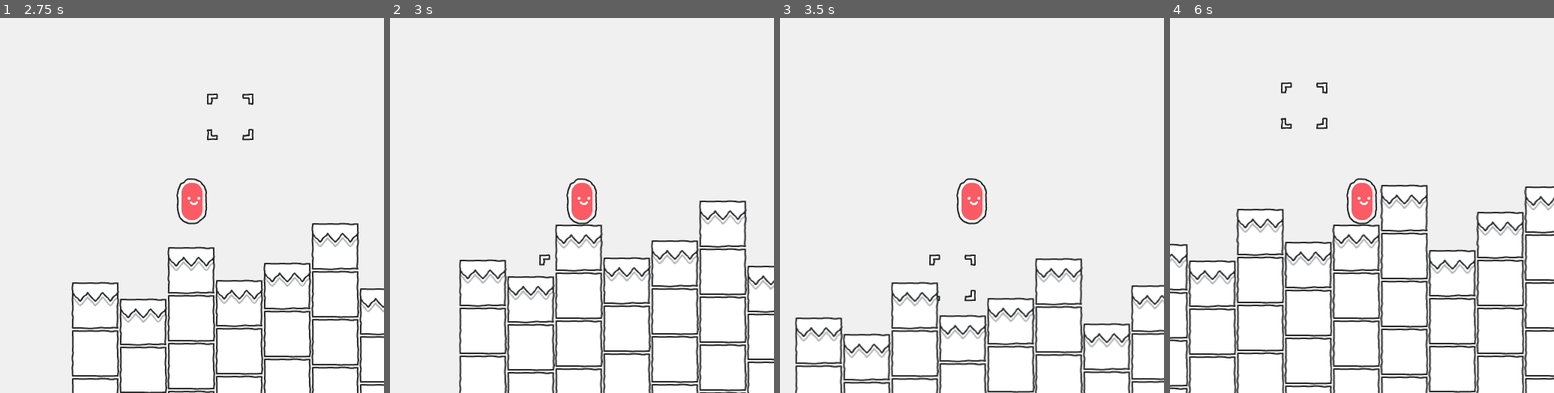
Above: before the commit, frames 1-4 (left to right).
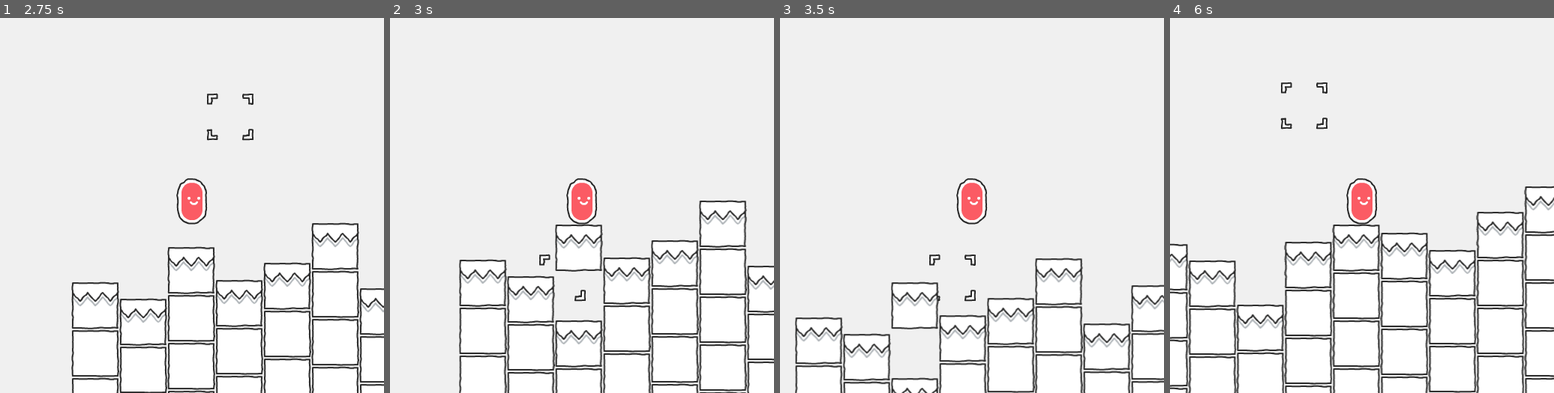
Above: after the commit, the same moments.

Repository: StarlkYT/Terrain-Generator
Game: Godot game, scene res://core/scenes/TerrainGenerator.tscn
The game is run twice, just before and just after one commit, with the same random seed, the same clock (stepped at 60 frames per second) and the same inputs.
Inputs (mouse positions are in pixels of both pictures, inside the frame that each line leads up to):
- Up to frame 1 (2.75 s): tap Enter at 0.5 s; move the mouse to (276, 183) at 0.52 s; press the mouse at (276, 183) at 0.53 s; hold Right (ui_right) 0.53-2.03 s; tap Up (ui_up) at 0.77, 1.52 s; move the mouse to (115, 220) at 1.27 s; release the mouse at (115, 220) at 1.28 s; click (115, 220) at 1.35 s; move the mouse to (230, 115) at 2.02 s; press the mouse at (230, 115) at 2.03 s; hold Left (ui_left) from 2.03 s (still down)
- Up to frame 2 (3 s): move the mouse to (562, 276) at 2.77 s; release Left (ui_left) at 2.78 s; release the mouse at (562, 276) at 2.78 s; hold Right (ui_right) from 2.78 s (still down); click (562, 276) at 2.85 s
- Up to frame 3 (3.5 s): keep holding Right (ui_right); tap Up (ui_up) at 3.02 s
- Up to frame 4 (6 s): move the mouse to (1477, 258) at 3.52 s; press the mouse at (1477, 258) at 3.53 s; tap Up (ui_up) at 3.77, 4.52 s; move the mouse to (1246, 145) at 4.27 s; release Right (ui_right) at 4.28 s; release the mouse at (1246, 145) at 4.28 s; hold Left (ui_left) 4.28-5.03 s; click (1246, 145) at 4.35 s; move the mouse to (1381, 201) at 5.02 s; press the mouse at (1381, 201) at 5.03 s; hold Right (ui_right) 5.03-5.78 s; tap Space at 5.75 s; move the mouse to (1304, 104) at 5.77 s; release the mouse at (1304, 104) at 5.78 s; hold Left (ui_left) from 5.78 s (still down); click (1304, 104) at 5.85 s

Frame 1 is identical in both runs. In frame 2, 0.7% of the frame differs, in the area x 42-56%, y 67-94%; in frame 3, 0.4%; in frame 4, 1.8%, in the area x 17-68%, y 44-90%.
Error after the commit: Attempt to call function 'is_colliding' in base 'previously freed instance' on a null instance. (res://core/scripts/utils/Block.gd:12)

Commit message:
Update project.godot

Diff:
--- a/project.godot
+++ b/project.godot
@@ -25,7 +25,14 @@
 window/size/height=512
 window/size/resizable=false
 
+[input]
+
+mouse_left_click={
+"deadzone": 0.5,
+"events": [ Object(InputEventMouseButton,"resource_local_to_scene":false,"resource_name":"","device":0,"alt":false,"shift":false,"control":false,"meta":false,"command":false,"button_mask":0,"position":Vector2( 0, 0 ),"global_position":Vector2( 0, 0 ),"factor":1.0,"button_index":1,"pressed":false,"doubleclick":false,"script":null)
+ ]
+}
+
 [rendering]
 
 environment/default_clear_color=Color( 0.945098, 0.945098, 0.945098, 1 )
-environment/default_environment="res://default_env.tres"
